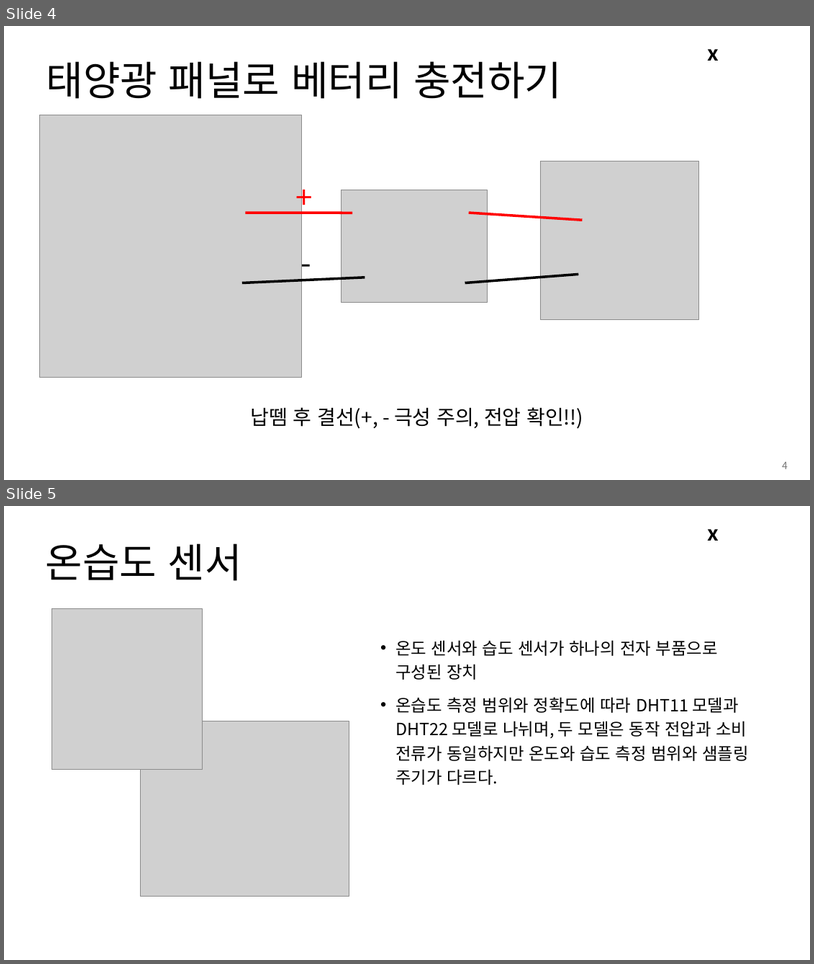
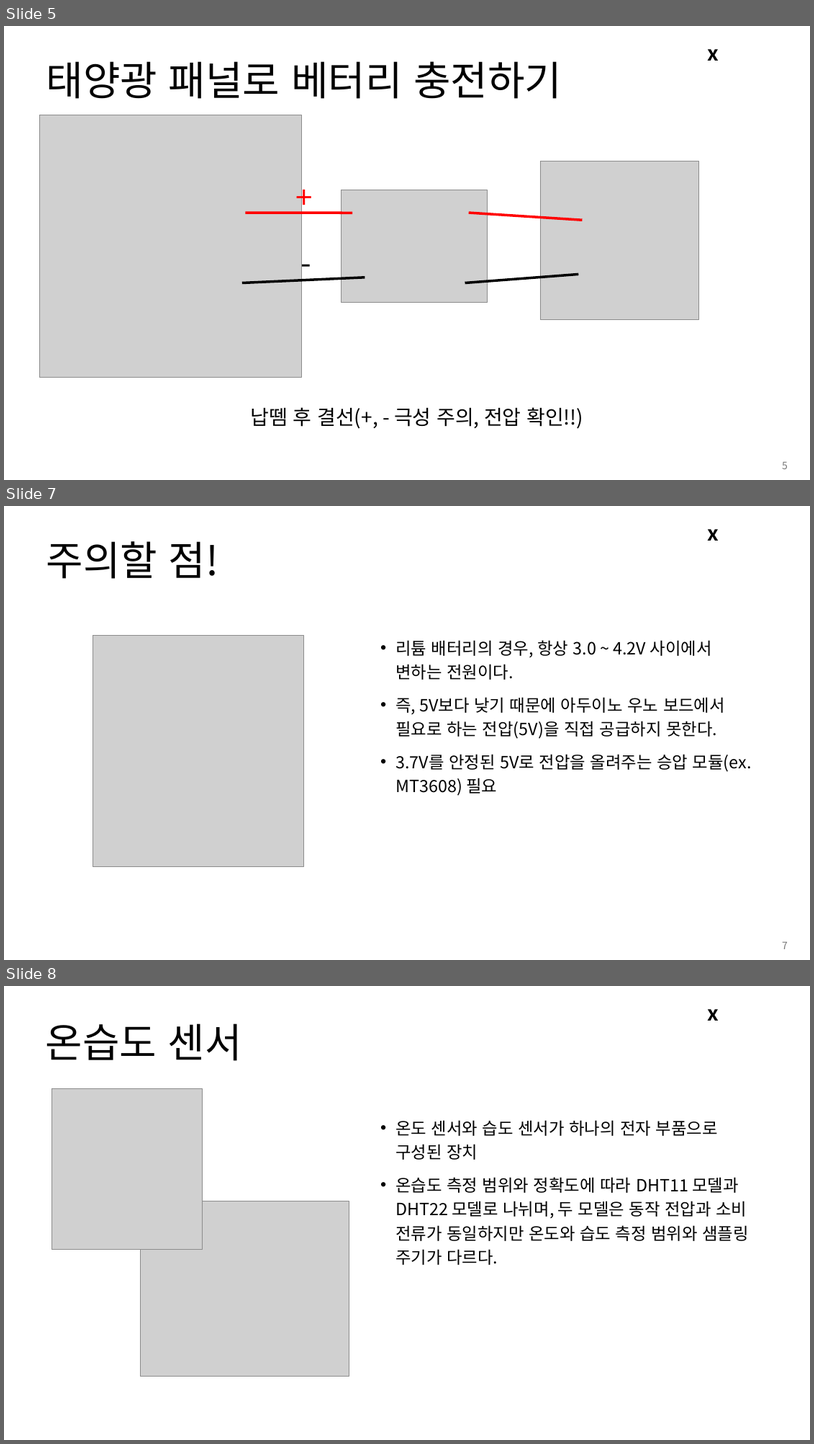
Before and after one commit to Leader-Lesson/KDT_RE_3rd, a slide deck: material/Arduino/05_태양광패널.pptx. Shown one above the other, each under a label of ours: slides 4 and 5 before the commit, slides 5, 7 and 8 after it; the slides between them are not shown. The pictures are 814x964 and 814x1444 pixels, drawn with LibreOffice and Linux fonts; fonts in the diff are those of the drawing; grey boxes stand for pictures; background and template pictures are left out. Boxes give left, top, right and bottom in pixels: in the first picture for what was removed or moved away, otherwise in the second. Text is boxed around its words. In the diff, an @@ line names an element or a change of style, - is before the commit and + after.

```diff
--- a/material/Arduino/05_태양광패널.pptx
+++ b/material/Arduino/05_태양광패널.pptx
@@ slide 7 added at (x1=4, y1=506, x2=810, y2=960), background #FFFFFF; not listed: 1 template element that a slide beside it also shows @@
@@ title added at (x1=46, y1=541, x2=219, y2=579), 48 pt, text #000000 @@
+주의할 점!
@@ picture added at (x1=93, y1=636, x2=304, y2=867) @@
@@ text added at (x1=396, y1=640, x2=752, y2=795), 20 pt, text #000000 @@
+• 리튬 배터리의 경우, 항상 3.0 ~ 4.2V 사이에서 변하는 전원이다.
+• 즉, 5V보다 낮기 때문에 아두이노 우노 보드에서 필요로 하는 전압(5V)을 직접 공급하지 못한다.
+• 3.7V를 안정된 5V로 전압을 올려주는 승압 모듈(ex. MT3608) 필요
@@ page number added at (x1=782, y1=942, x2=788, y2=949), 12 pt, text #797979 @@
+7
@@ what was slide 4 is now slide 5 @@
@@ page number at (x1=782, y1=462, x2=788, y2=469): text changed @@
-4
+5
@@ what was slide 5 is now slide 8 @@
```
Also in this commit, not shown: 2 other slides added.
